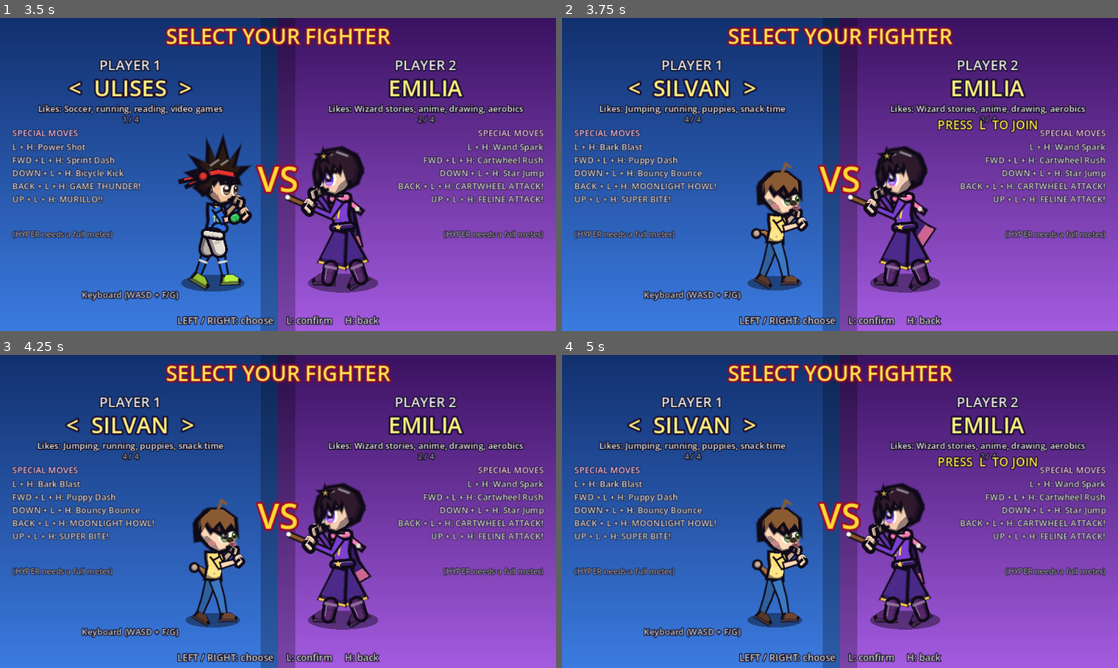
Above: before the commit, frames 1-4 (two rows, left to right).
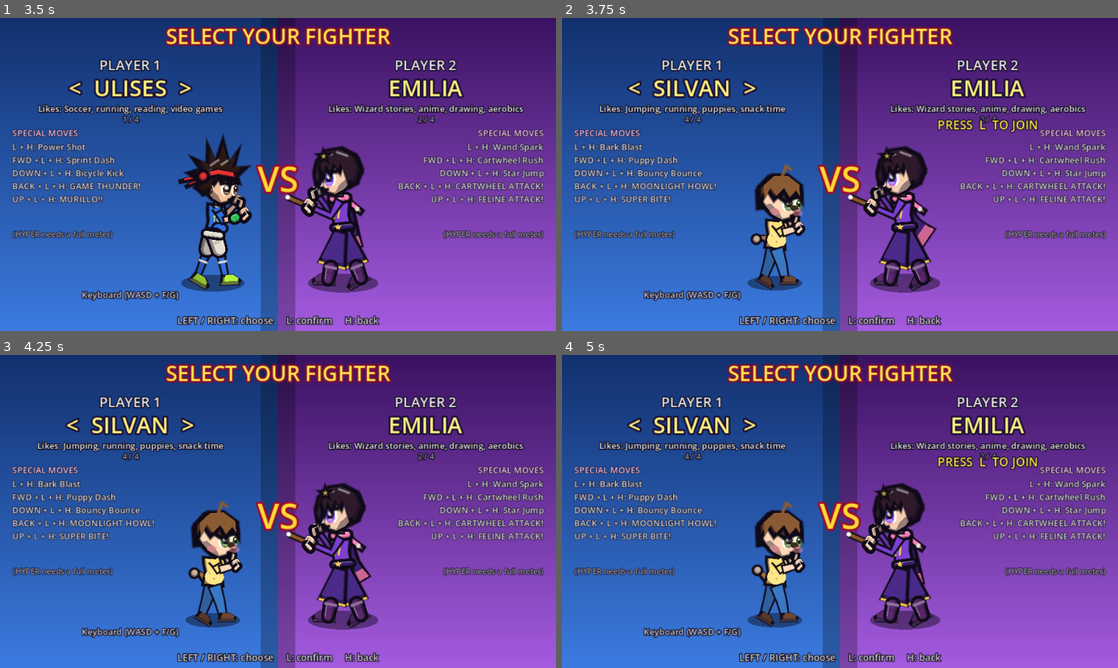
Above: after the commit, the same moments.

Repository: timoteoponce/fighting-game
Game: Godot game, scene res://scenes/main.tscn
Same seed, same stepped clock (60 frames per second), same inputs: the game is played once before the commit and once after it.
Inputs (mouse positions are in pixels of both pictures, inside the frame that each line leads up to):
- Up to frame 1 (3.5 s): tap Enter at 0.5 s; move the mouse to (400, 158) at 0.52 s; hold D 0.53-1.25 s; tap F at 0.6 s; click (400, 158) at 0.67 s; drag from (166, 190) to (250, 237) at 1.27 s; move the mouse to (333, 105) at 2.02 s; hold D 2.03-2.75 s; tap 1 at 2.1 s; drag from (250, 237) to (111, 127) at 2.77 s
- Up to frame 2 (3.75 s): move the mouse to (1006, 221) at 3.52 s; hold A from 3.53 s (still down); tap L at 3.6 s
- Up to frame 3 (4.25 s): keep holding A
- Up to frame 4 (5 s): release A at 4.25 s; drag from (673, 464) to (756, 433) at 4.27 s

Frame 1 is identical in both runs. In frame 2, 1.7% of the frame differs, in the area x 33-45%, y 46-87%; in frame 3, 1.8%; in frame 4, 1.8%.

Commit message:
updates silvan

Diff:
--- a/characters/_template.gd
+++ b/characters/_template.gd
@@ -54,6 +54,11 @@
 	# size = 1.0 is the default build. If you change it, call scale_moves() at
 	# the end of _init() so the hitboxes grow or shrink with the body.
 	size = 1.0
+	# The shared body is an adult figure. `head_scale` (bigger = chibi), `build`
+	# (thicker = stocky) and `limb_scale` (shorter limbs = stubbier/toddler) are
+	# all purely visual — hitboxes follow `size` and the authored MoveData, so a
+	# look change never moves a hitbox. Set them after `size` (Silvan is
+	# head_scale 1.9, build 1.42, limb_scale 0.85).
 	walk_speed = 3.3  # pixels per frame walking forward
 	back_speed = 2.7  # walking backward; always make this slower than forward
 	jump_vel = -11.0  # more negative = higher jump
--- a/characters/silvan.gd
+++ b/characters/silvan.gd
@@ -320,12 +320,16 @@
 		}),
 	}
 	size = 0.78  # he is two
-	# A two-year-old is a big head on a short, round body: the head is the
-	# loudest toddler cue, and the build is deliberately paunchy rather than
-	# the beanpole `build` would give him. Purely visual — hitboxes follow
-	# `size`, not these.
-	head_scale = 1.78
-	build = 1.15
+	# A two-year-old is a big head on a short, round body — and toddlers are
+	# mostly torso. He ties Charlie for the biggest head on the roster, a
+	# `build` thick enough to read as paunchy from across the screen, and
+	# `limb_scale` below 1
+	# so the arms and legs are stubby instead of adult-sized on a small frame:
+	# a little barrel that waddles. Purely visual — hitboxes and hurtboxes
+	# follow `size` and the authored MoveData, not these.
+	head_scale = 1.9
+	build = 1.42
+	limb_scale = 0.85
 	scale_moves()
 
 
@@ -358,8 +362,8 @@
 	var fur: Color = r.colors["fur"]
 	var tail := r.chain_local("tail")
 	if tail.size() > 1:
-		r.ribbon(tail, 7.0, 3.0, fur)
-		r.ball(tail[tail.size() - 1], 3.2, FighterRenderer.hl(fur))
+		r.ribbon(tail, 8.5, 3.6, fur)
+		r.ball(tail[tail.size() - 1], 3.6, FighterRenderer.hl(fur))
 	var ear := r.chain_local("ear_b")
 	if ear.size() > 1:
 		r.ribbon(ear, 7.0, 4.0, FighterRenderer.dk(fur))
@@ -367,13 +371,21 @@
 
 ## The tummy: a soft lighter patch on the shirt with a little navel, drawn on
 ## top of the shared torso so the body reads round instead of as a straight
-## wedge. This plus the build and the big head is what sells "two years old".
+## wedge, with two stitch lines where the shirt strains over the belly. Scaled
+## with `build` and rotated with the torso, so the pot-belly stays round through
+## a lean. This plus the build, the stubby limbs and the big head is what sells
+## "two years old".
 func draw_torso(r: FighterRenderer, s: Dictionary) -> void:
 	var up: Vector2 = s["up"]
 	var perp: Vector2 = s["perp"]
-	var belly: Vector2 = s["hip"] + up * 9.0 + perp * 1.0
+	var b := r.def.build
+	var belly: Vector2 = s["hip"] + up * 9.5 + perp * 1.0
 	var shirt: Color = r.colors["shirt"]
-	r.draw_colored_polygon(FighterRenderer.ellipse_pts(belly, 7.6, 6.4), shirt.lightened(0.12))
+	var rot := atan2(perp.y, perp.x)
+	r.draw_colored_polygon(FighterRenderer.ellipse_pts(belly, 7.4 * b, 6.2 * b, rot), shirt.lightened(0.12))
+	# The shirt stretched tight over the round of the belly.
+	r.draw_line(belly + up * 3.0 + perp * 3.4 * b, belly + up * 5.0 + perp * 4.6 * b, shirt.darkened(0.16), 1.0, true)
+	r.draw_line(belly + up * 3.0 - perp * 3.4 * b, belly + up * 5.0 - perp * 4.6 * b, shirt.darkened(0.16), 1.0, true)
 	r.draw_circle(belly - up * 2.0, 0.9, shirt.darkened(0.28))
 
 
@@ -400,10 +412,11 @@
 
 func draw_face(r: FighterRenderer) -> void:
 	r.face(r.colors["eyes"])
-	# Puppy nose and two dots of blush: this is the whole character in 3 shapes.
+	# Puppy nose and two fat dots of blush — the chubby-cheek cue — sell him on
+	# the shared face.
 	r.draw_colored_polygon(FighterRenderer.ellipse_pts(Vector2(9.0, 3.0), 2.2, 1.7), r.colors["nose"])
 	for cx in [-2.0, 11.0]:
-		r.draw_colored_polygon(FighterRenderer.ellipse_pts(Vector2(cx, 5.5), 2.6, 1.6), Color(1, 0.55, 0.6, 0.45))
+		r.draw_colored_polygon(FighterRenderer.ellipse_pts(Vector2(cx, 5.5), 3.0, 1.9), Color(1, 0.55, 0.6, 0.45))
 	var ear := r.chain_local("ear_f")
 	if ear.size() > 1:
 		# `draw_face` runs inside the head transform, and `chain_local` is node
--- a/scripts/fighter/character_def.gd
+++ b/scripts/fighter/character_def.gd
@@ -30,6 +30,12 @@
 var health_scale := 1.0
 ## Limb and torso thickness, also purely visual: 0.7 is a beanpole, 1.3 is stocky.
 var build := 1.0
+## Multiplier on the arm and leg bone lengths. 1.0 is the shared adult figure;
+## below 1 gives stubby limbs and a barrel silhouette (a toddler reads this way),
+## above 1 makes everything lanky. Purely visual — hitboxes and hurtboxes follow
+## `size` and the authored `MoveData`, not these, so a stubby fighter keeps his
+## reach exactly as tuned.
+var limb_scale := 1.0
 var display := ""
 var likes := ""
 var colors := {}
--- a/scripts/fighter/fighter_renderer.gd
+++ b/scripts/fighter/fighter_renderer.gd
@@ -228,6 +228,10 @@
 
 func skeleton() -> Dictionary:
 	var p := pose
+	# Per-character bone length. `limb_scale` shortens or stretches the arms and
+	# legs so a fighter can own its silhouette (a toddler's stubby limbs) while
+	# the pose angles do all the animation work unchanged.
+	var ls := def.limb_scale if def != null else 1.0
 	var lean := deg_to_rad(float(p["lean"]))
 	var up := Vector2(sin(lean), -cos(lean))
 	var perp := Vector2(-up.y, up.x)
@@ -235,22 +239,22 @@
 	s["hip"] = Vector2.ZERO
 	s["hip_f"] = perp * 2.0
 	s["hip_b"] = -perp * 2.0
-	s["knee_f"] = s["hip_f"] + dir(p["leg_f"]) * THIGH
-	s["ankle_f"] = s["knee_f"] + dir(p["leg_f"] - p["knee_f"]) * SHIN
+	s["knee_f"] = s["hip_f"] + dir(p["leg_f"]) * THIGH * ls
+	s["ankle_f"] = s["knee_f"] + dir(p["leg_f"] - p["knee_f"]) * SHIN * ls
 	s["foot_f"] = s["ankle_f"] + dir(p["leg_f"] - p["knee_f"] + 90.0) * ANKLE
-	s["knee_b"] = s["hip_b"] + dir(p["leg_b"]) * THIGH
-	s["ankle_b"] = s["knee_b"] + dir(p["leg_b"] - p["knee_b"]) * SHIN
+	s["knee_b"] = s["hip_b"] + dir(p["leg_b"]) * THIGH * ls
+	s["ankle_b"] = s["knee_b"] + dir(p["leg_b"] - p["knee_b"]) * SHIN * ls
 	s["foot_b"] = s["ankle_b"] + dir(p["leg_b"] - p["knee_b"] + 90.0) * ANKLE
 	s["neck"] = up * TORSO
 	# Torso twist: a reaching front arm drags its shoulder forward, the back one pulls away.
 	var twist := clampf((float(p["arm_f"]) - 45.0) / 50.0, -0.6, 1.0)
 	s["sh_f"] = up * (TORSO - 3.0 - absf(twist) * 1.5) + perp * (1.5 + twist * 4.0)
 	s["sh_b"] = up * (TORSO - 2.5) - perp * (3.0 + twist * 2.0)
-	s["elb_f"] = s["sh_f"] + dir(p["arm_f"]) * UPPER
-	s["wrist_f"] = s["elb_f"] + dir(p["arm_f"] + p["elb_f"]) * FORE
+	s["elb_f"] = s["sh_f"] + dir(p["arm_f"]) * UPPER * ls
+	s["wrist_f"] = s["elb_f"] + dir(p["arm_f"] + p["elb_f"]) * FORE * ls
 	s["hand_f"] = s["wrist_f"] + dir(p["arm_f"] + p["elb_f"] + 15.0) * WRIST
-	s["elb_b"] = s["sh_b"] + dir(p["arm_b"]) * UPPER
-	s["wrist_b"] = s["elb_b"] + dir(p["arm_b"] + p["elb_b"]) * FORE
+	s["elb_b"] = s["sh_b"] + dir(p["arm_b"]) * UPPER * ls
+	s["wrist_b"] = s["elb_b"] + dir(p["arm_b"] + p["elb_b"]) * FORE * ls
 	s["hand_b"] = s["wrist_b"] + dir(p["arm_b"] + p["elb_b"] + 15.0) * WRIST
 	var head_ang := lean * 0.5 + deg_to_rad(float(p["head"]))
 	s["head"] = s["neck"] + up.rotated(head_ang - lean) * (NECK + HEAD * 0.8 * hs)
Not shown, changed: AGENTS.md
Not shown, changed: README.md
